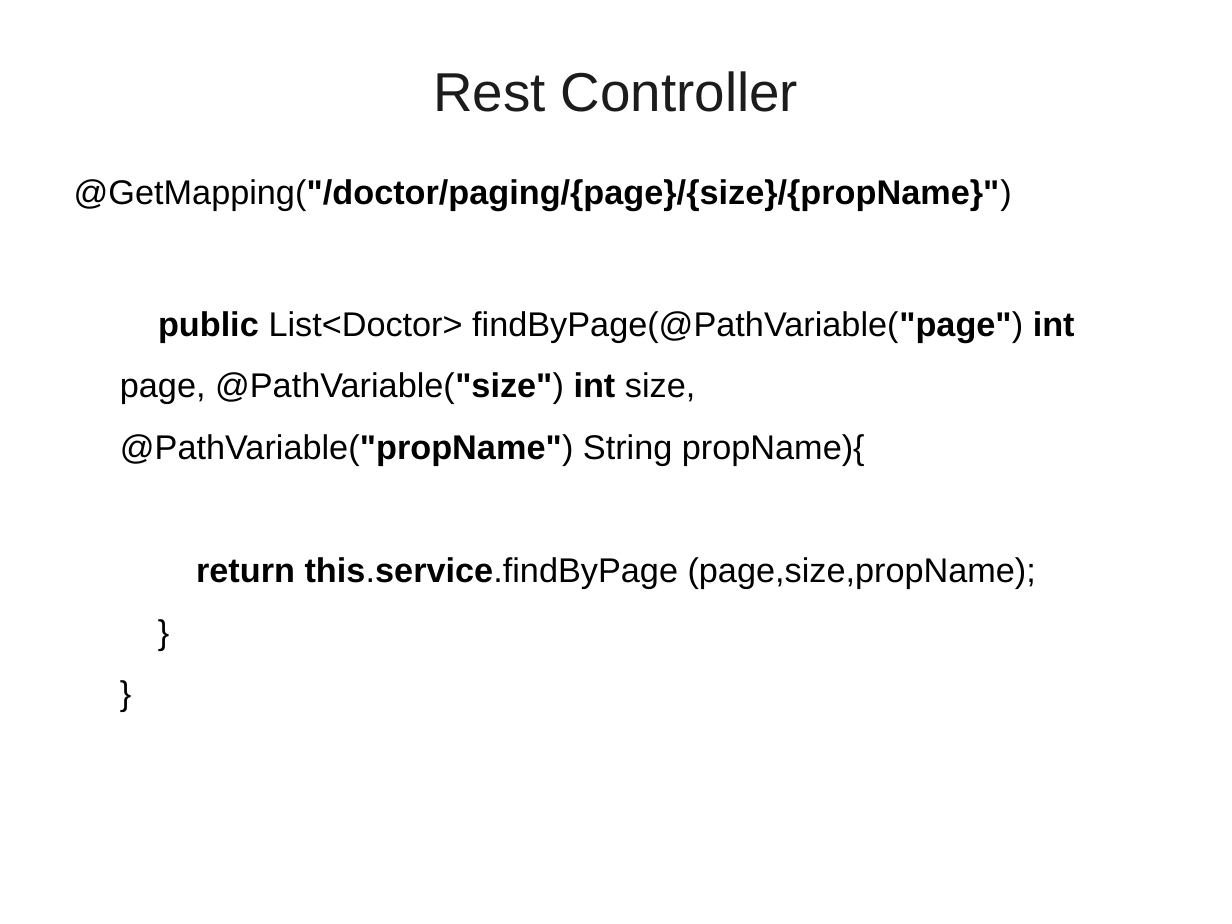
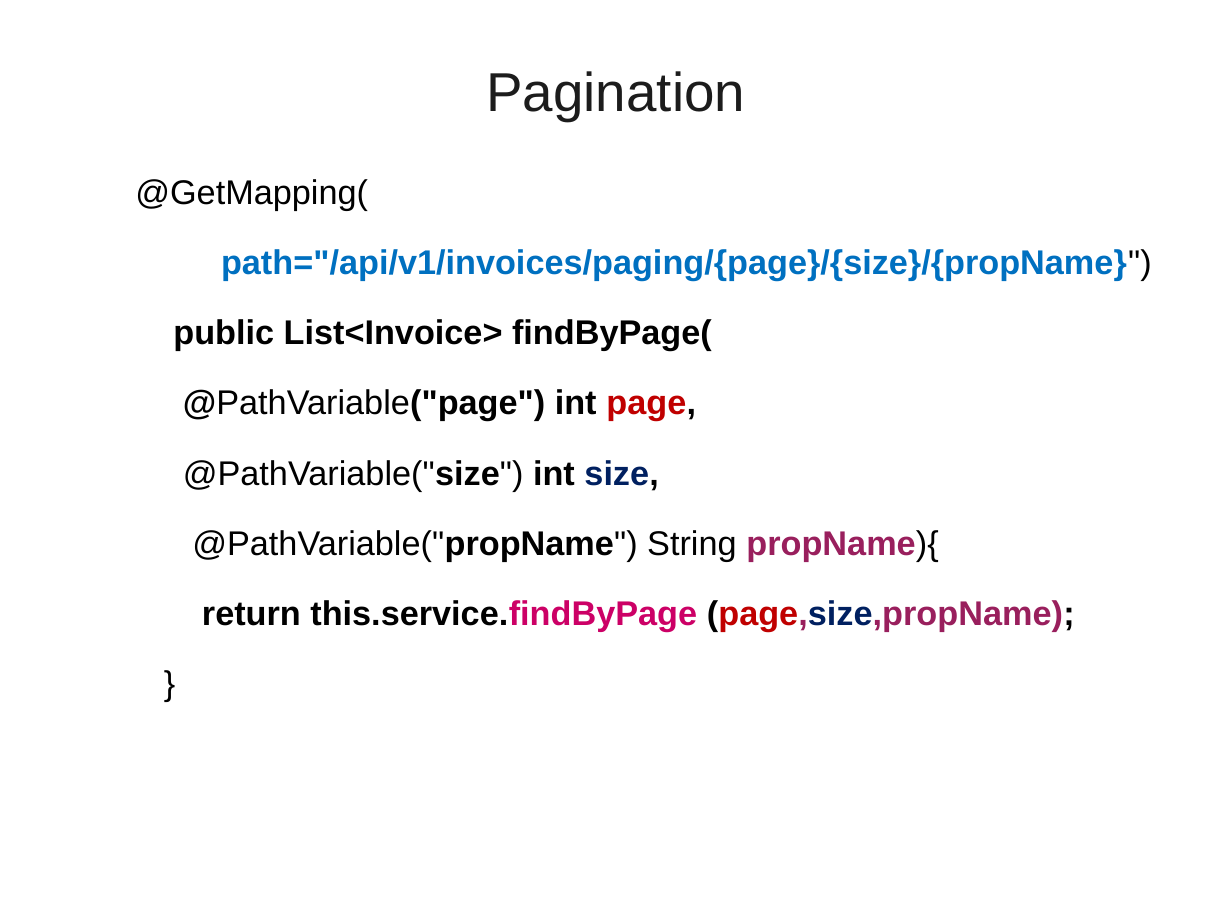
Before and after one commit to vatsank/spring_presentations, a slide deck: slide 195 of SpringBoot_Module1_Ver01.ppt (slide 224 before the commit). Drawn at 1232x924 pixels with LibreOffice and Linux fonts; fonts in the diff are those of the drawing; background and template pictures are left out. Boxes give left, top, right and bottom in pixels: in the first picture for what was removed or moved away, otherwise in the second. Text is boxed around its words. In the diff, an @@ line names an element or a change of style, - is before the commit and + after.

```diff
--- a/SpringBoot_Module1_Ver01.ppt
+++ b/SpringBoot_Module1_Ver01.ppt
@@ title at (486, 71, 745, 121): text changed @@
-Rest Controller
+Pagination
@@ text at (135, 179, 1152, 631): text changed; bold on @@
-@GetMapping("/doctor/paging/{page}/{size}/{propName}")
-public List<Doctor> findByPage(@PathVariable("page") int page, @PathVariable("size") int size, @PathVariable("propName") String propName){
-return this.service.findByPage (page,size,propName);
-}
-}
+  @GetMapping(
+  path="/api/v1/invoices/paging/{page}/{size}/{propName}")
+  public List<Invoice> findByPage(
+  @PathVariable("page") int page,
+  @PathVariable("size") int size,
+  @PathVariable("propName") String propName){
+  return this.service.findByPage (page,size,propName);
+  }
```
Also in this commit, not shown: 31 other slides changed, 13 slides added, 24 slides removed.
